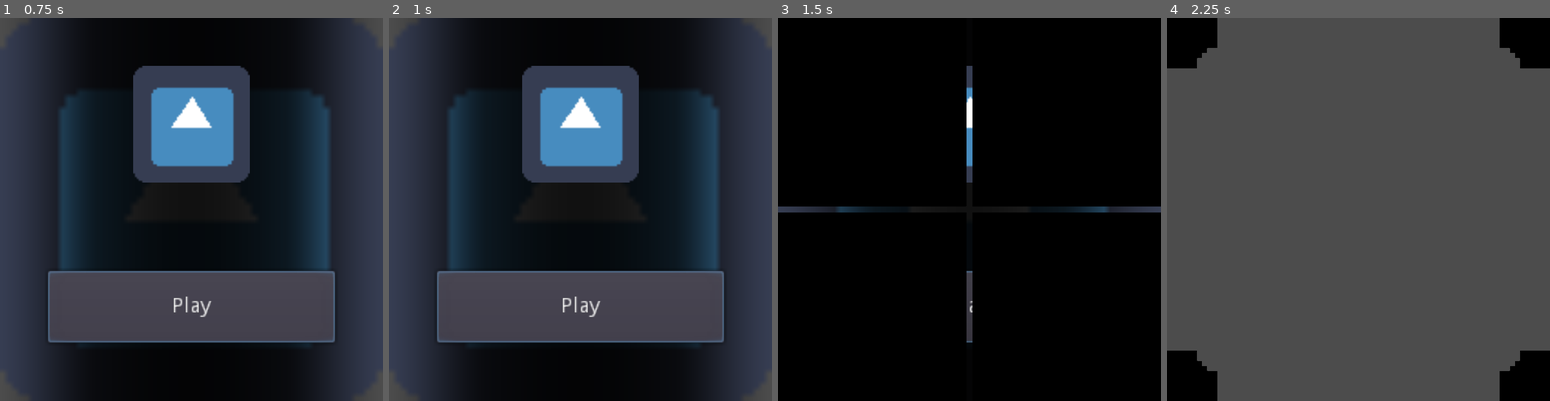
Above: before the commit, frames 1-4 (left to right).
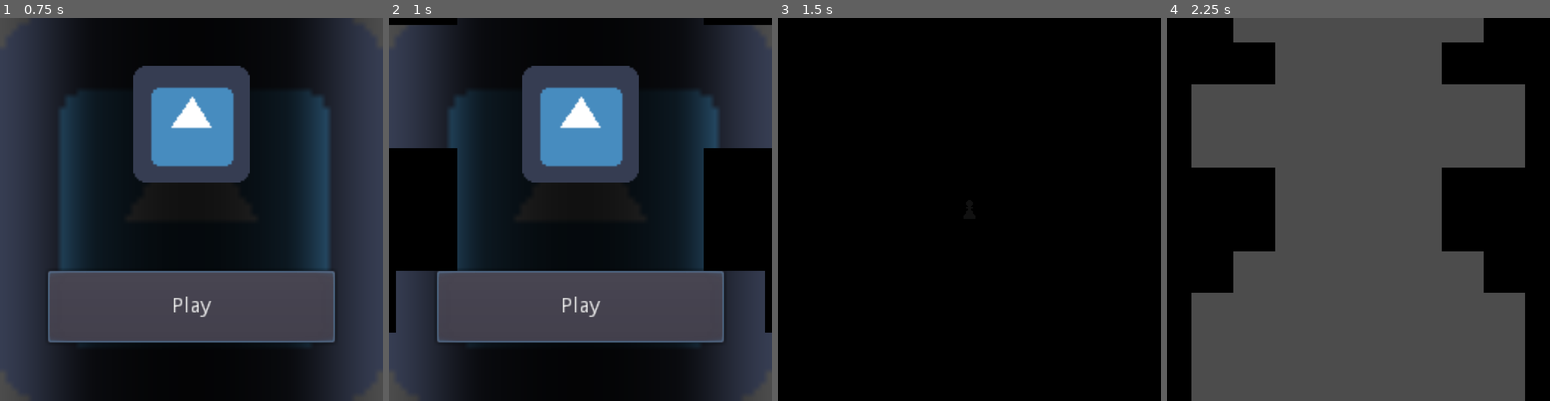
Above: after the commit, the same moments.

Repository: pabloed087/Game2023
Game: Godot game, scene res://Screens/Main/Main.tscn
Two runs of this game, one before a commit and one after it. Both use one fixed random seed, a clock stepped at 60 frames per second and the inputs below. The engine's default icon, where the game draws it, is replaced by a stand-in: a white triangle on a blue panel in a dark square.
Inputs:
- Up to frame 1 (0.75 s): click "Play" at 0.5 s
- Up to frame 2 (1 s): no input
- Up to frame 3 (1.5 s): click "Play" at 1.25 s
- Up to frame 4 (2.25 s): no input

Frame 1 is identical in both runs. In frame 2, 13% of the frame differs, in the area x 0-100%, y 0-83%; in frame 3, 1.8%; in frame 4, 28%, in the area x 0-100%, y 0-100%.

Commit message:
Import chess-piece images, set image default settings, fine-tune transition and set transition image to Pawn

Diff:
--- a/Global/SceneTransition/SceneTransition.tscn
+++ b/Global/SceneTransition/SceneTransition.tscn
@@ -1,6 +1,6 @@
 [gd_scene load_steps=8 format=2]
 
-[ext_resource path="res://icon.png" type="Texture" id=1]
+[ext_resource path="res://ART/Chess Piece Sprites/WhitePawn.png" type="Texture" id=1]
 [ext_resource path="res://Global/SceneTransition/SceneTransitionShader.tres" type="Shader" id=2]
 [ext_resource path="res://Global/SceneTransition/SceneTransition.gd" type="Script" id=3]
 
@@ -19,10 +19,10 @@
 tracks/0/imported = false
 tracks/0/enabled = true
 tracks/0/keys = {
-"times": PoolRealArray( 0, 0.5, 1 ),
-"transitions": PoolRealArray( 0.450625, 0.5, 1 ),
+"times": PoolRealArray( 0, 1 ),
+"transitions": PoolRealArray( 0.5, 1 ),
 "update": 0,
-"values": [ 50.0, 1.0, 0.0 ]
+"values": [ 16.0, 0.0 ]
 }
 tracks/1/type = "value"
 tracks/1/path = NodePath(".:visible")
@@ -73,10 +73,10 @@
 tracks/0/imported = false
 tracks/0/enabled = true
 tracks/0/keys = {
-"times": PoolRealArray( 0, 0.5, 1 ),
-"transitions": PoolRealArray( 2.21914, 0.5, 1 ),
+"times": PoolRealArray( 0, 1 ),
+"transitions": PoolRealArray( 2, 1 ),
 "update": 0,
-"values": [ 0.0, 1.0, 50.0 ]
+"values": [ 0.0, 16.0 ]
 }
 tracks/1/type = "value"
 tracks/1/path = NodePath(".:visible")
--- a/project.godot
+++ b/project.godot
@@ -27,6 +27,30 @@
 window/stretch/mode="2d"
 window/stretch/aspect="expand"
 
+[importer_defaults]
+
+texture={
+"compress/bptc_ldr": 0,
+"compress/hdr_mode": 0,
+"compress/lossy_quality": 0.7,
+"compress/mode": 0,
+"compress/normal_map": 0,
+"detect_3d": false,
+"flags/anisotropic": false,
+"flags/filter": false,
+"flags/mipmaps": false,
+"flags/repeat": 0,
+"flags/srgb": 2,
+"process/HDR_as_SRGB": false,
+"process/fix_alpha_border": true,
+"process/invert_color": false,
+"process/normal_map_invert_y": false,
+"process/premult_alpha": false,
+"size_limit": 0,
+"stream": false,
+"svg/scale": 1.0
+}
+
 [physics]
 
 common/enable_pause_aware_picking=true
Not shown, added: ART/Chess Piece Sprites/BlackBishop.png.import
Not shown, added: ART/Chess Piece Sprites/BlackKing.png.import
Not shown, added: ART/Chess Piece Sprites/BlackKnight.png.import
Not shown, added: ART/Chess Piece Sprites/BlackPawn.png.import
Not shown, added: ART/Chess Piece Sprites/BlackQueen.png.import
Not shown, added: ART/Chess Piece Sprites/BlackRook.png.import
Not shown, added: ART/Chess Piece Sprites/WhiteBishop.png.import
Not shown, added: ART/Chess Piece Sprites/WhiteKing.png.import
Not shown, added: ART/Chess Piece Sprites/WhiteKnight.png.import
Not shown, added: ART/Chess Piece Sprites/WhitePawn.png.import
Not shown, added: ART/Chess Piece Sprites/WhiteQueen.png.import
Not shown, added: ART/Chess Piece Sprites/WhiteRook.png.import
